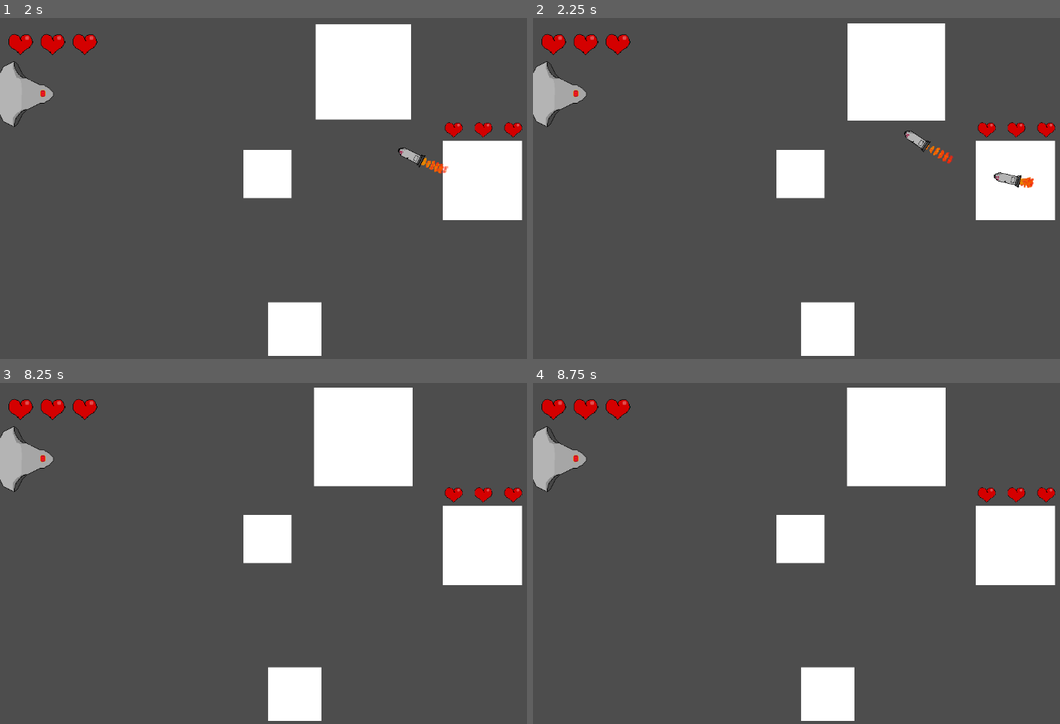
Above: before the commit, frames 1-4 (two rows, left to right).
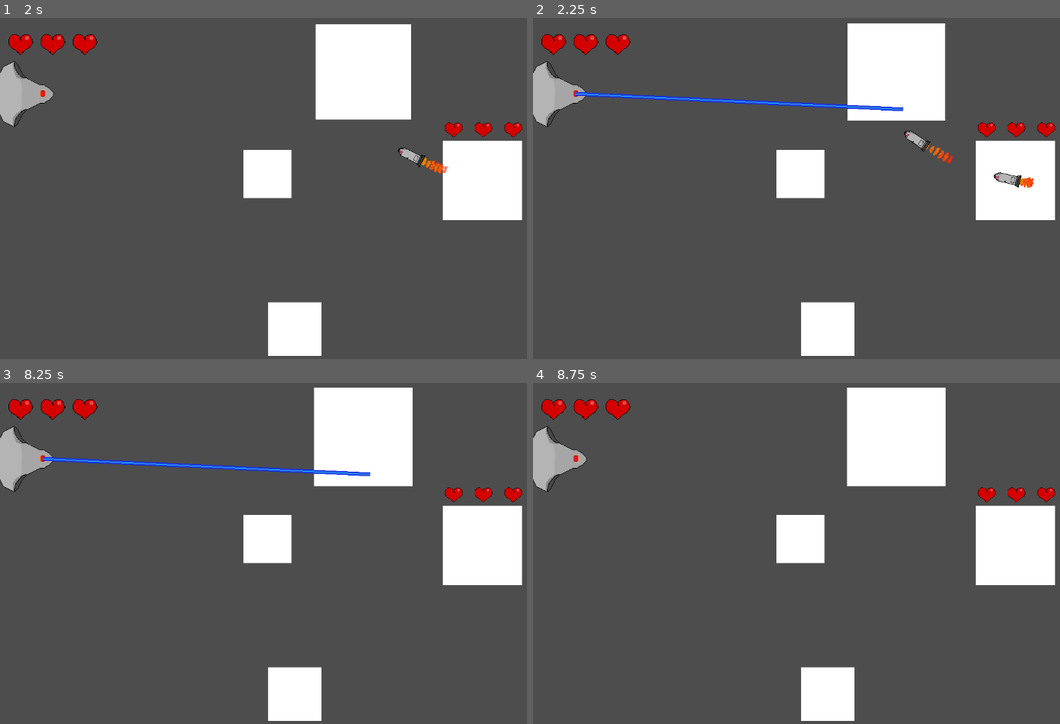
Above: after the commit, the same moments.

Repository: farkon00/GMTK2024
Game: Godot game, scene res://Main.tscn
Same seed, same stepped clock (60 frames per second), same inputs: the game is played once before the commit and once after it.
Inputs (mouse positions are in pixels of both pictures, inside the frame that each line leads up to):
- Up to frame 1 (2 s): tap Enter at 0.5 s; move the mouse to (442, 168) at 0.52 s; click (442, 168) at 0.67 s; move the mouse to (184, 202) at 1.27 s; click (184, 202) at 1.42 s
- Up to frame 2 (2.25 s): move the mouse to (901, 110) at 2.02 s; click (901, 110) at 2.17 s
- Up to frame 3 (8.25 s): move the mouse to (279, 621) at 2.77 s; click (279, 621) at 2.92 s; move the mouse to (495, 601) at 3.52 s; click (495, 601) at 3.67 s; tap Space at 4.25, 8 s; move the mouse to (121, 498) at 4.27 s; click (121, 498) at 4.42 s; tap Enter at 5 s; move the mouse to (337, 550) at 5.02 s; click (337, 550) at 5.17 s; move the mouse to (216, 464) at 5.77 s; click (216, 464) at 5.92 s; move the mouse to (442, 533) at 6.52 s; click (442, 533) at 6.67 s; move the mouse to (184, 567) at 7.27 s; click (184, 567) at 7.42 s; move the mouse to (368, 475) at 8.02 s; click (368, 475) at 8.17 s
- Up to frame 4 (8.75 s): no input

Frame 1 is identical in both runs. In frame 2, 0.8% of the frame differs, in the area x 8-71%, y 21-28%; in frame 3, 0.8%; in frame 4, nothing differs.

Commit message:
Added laser display

Diff:
--- a/Main.tscn
+++ b/Main.tscn
@@ -1,9 +1,10 @@
-[gd_scene load_steps=10 format=3 uid="uid://60x0tpw1kfl1"]
+[gd_scene load_steps=11 format=3 uid="uid://60x0tpw1kfl1"]
 
 [ext_resource type="Script" path="res://Scripts/Player.gd" id="1_dvysg"]
 [ext_resource type="Script" path="res://Scripts/EnemyShip.gd" id="1_yvwe1"]
 [ext_resource type="PackedScene" uid="uid://bsbnxtfkejl3e" path="res://Nodes/planet.tscn" id="2_c4yi3"]
 [ext_resource type="SpriteFrames" uid="uid://c61jd7iam04n3" path="res://Textures/Player/player_frames.tres" id="2_h6t5m"]
+[ext_resource type="Texture2D" uid="uid://d4b44hojwum0e" path="res://Textures/Laser/laser_red.png" id="3_alwoh"]
 [ext_resource type="Script" path="res://Scripts/GameManager.gd" id="4_0dhc0"]
 
 [sub_resource type="RectangleShape2D" id="RectangleShape2D_3hqci"]
@@ -61,6 +62,12 @@
 scale = Vector2(0.999999, 0.999999)
 sprite_frames = ExtResource("2_h6t5m")
 
+[node name="Laser" type="Sprite2D" parent="Player"]
+z_index = 5
+texture_filter = 3
+position = Vector2(30, -1)
+texture = ExtResource("3_alwoh")
+
 [node name="EnemyShip" type="StaticBody2D" parent="."]
 position = Vector2(900, 314)
 scale = Vector2(3.7, 3.7)
@@ -71,7 +78,6 @@
 
 [node name="CollisionShape2D" type="CollisionShape2D" parent="EnemyShip"]
 position = Vector2(-0.135132, 0)
-scale = Vector2(1, 1)
 shape = SubResource("RectangleShape2D_vt07k")
 
 [node name="ColorRect" type="ColorRect" parent="EnemyShip"]
--- a/Scripts/Player.gd
+++ b/Scripts/Player.gd
@@ -1,6 +1,32 @@
 class_name Player
 extends Ship
+
+const laser_base = Vector2(30, -1)
+const add_laser_res = preload("res://Textures/Laser/laser_blue.png")
+const remove_laser_res = preload("res://Textures/Laser/laser_red.png")
 
 func die():
 	super()
 	GameManager.instance.gameover()
+
+func _process(_delta):
+	var planets = $"../Planets".get_children() as Array[Planet]
+	var laser_state = 0
+	for planet in planets:
+		if planet.laser_state != 0:
+			laser_state = planet.laser_state
+			break
+
+	var laser: Sprite2D = $Laser
+	if laser_state == 1:
+		laser.texture = add_laser_res
+	elif laser_state == -1:
+		laser.texture = remove_laser_res
+
+	if laser_state != 0:
+		laser.scale.x = (get_global_mouse_position() - position - laser_base).length()
+		laser.position = laser_base + (get_global_mouse_position() - position - laser_base) / 2
+		laser.rotation = (get_global_mouse_position() - position - laser_base).angle()
+		laser.visible = true
+	else:
+		laser.visible = false
--- a/project.godot
+++ b/project.godot
@@ -12,7 +12,7 @@
 
 config/name="GMTK2024"
 run/main_scene="res://Main.tscn"
-config/features=PackedStringArray("4.2", "GL Compatibility")
+config/features=PackedStringArray("4.3", "GL Compatibility")
 
 [display]
 
Binary file added: Textures/Laser/laser_blue.png
Not shown, added: Textures/Laser/laser_blue.png.import
Binary file added: Textures/Laser/laser_red.png
Not shown, added: Textures/Laser/laser_red.png.import
